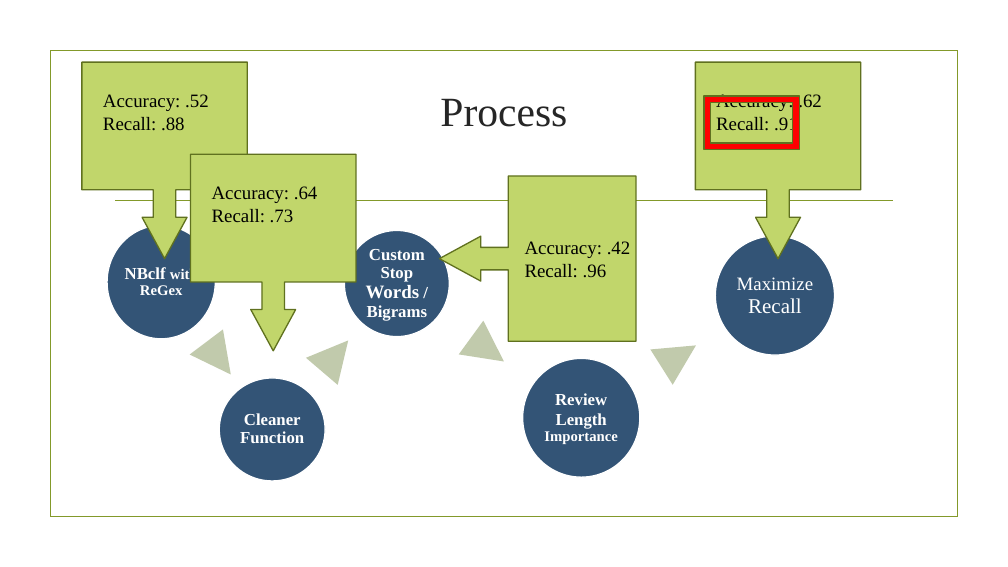
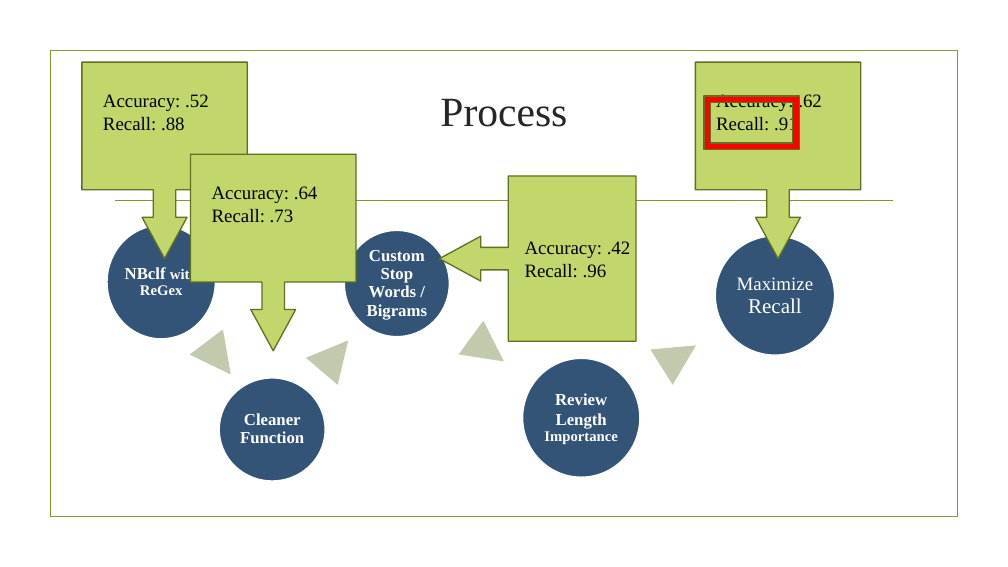
Before and after one commit to davebletsch/Spoiler_Alert, a slide deck: slide 5 of spoiler_alert_presentation.pptx. Drawn at 1008x567 pixels with LibreOffice and Linux fonts; fonts in the diff are those of the drawing; background and template pictures are left out. Boxes give left, top, right and bottom in pixels: in the first picture for what was removed or moved away, otherwise in the second. Text is boxed around its words. In the diff, an @@ line names an element or a change of style, - is before the commit and + after.

```diff
--- a/spoiler_alert_presentation.pptx
+++ b/spoiler_alert_presentation.pptx
@@ text "Custom Stop Words / Bigrams" at (367,250,427,320): size 18 to 16 pt in "Words" @@
```
Also in this commit, not shown: 3 other slides changed.
